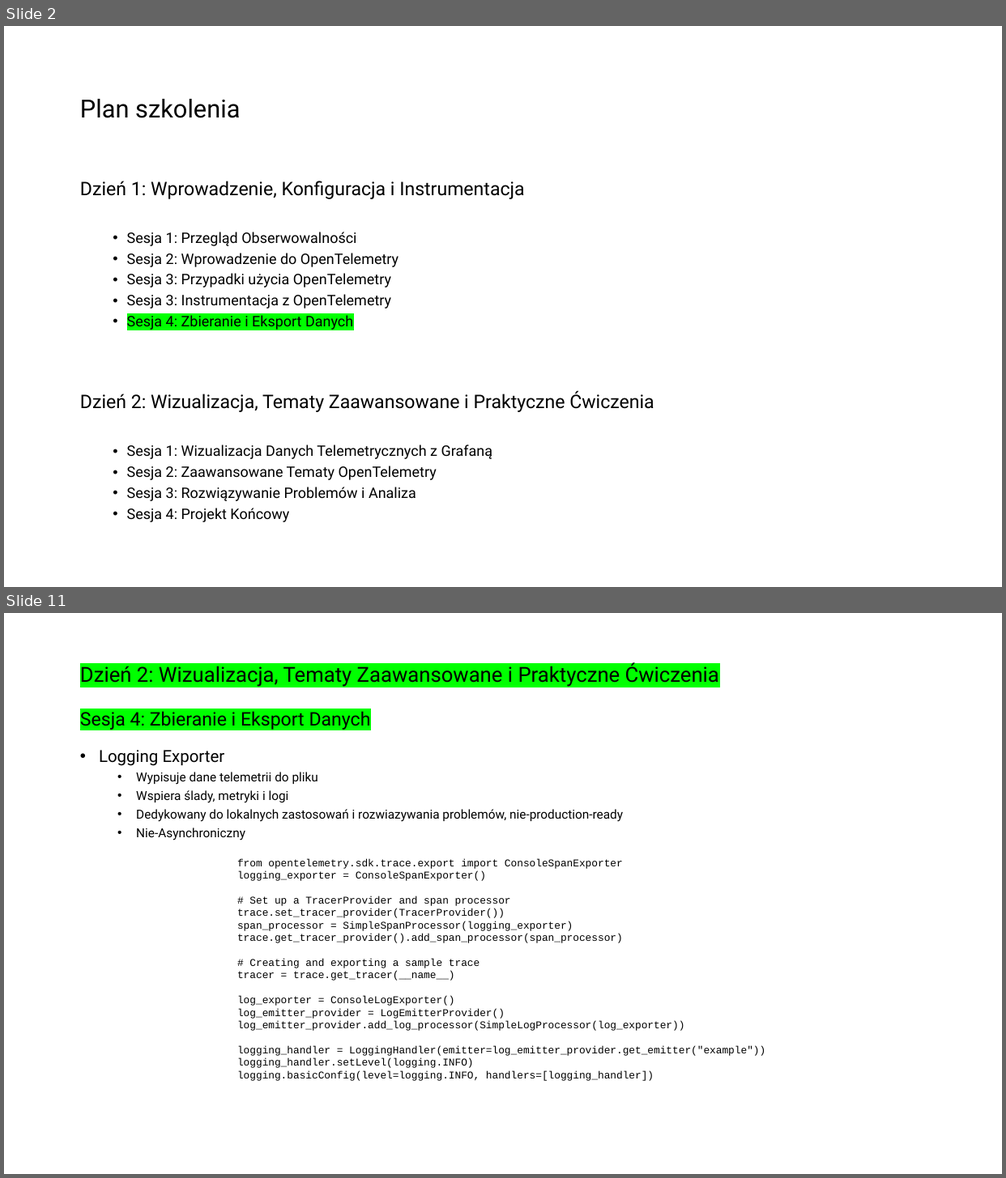
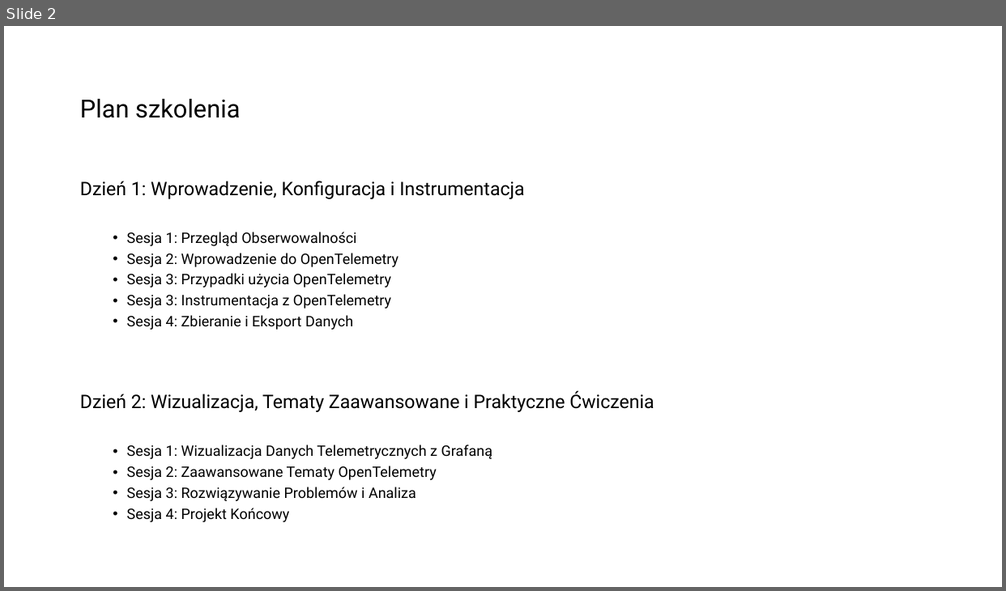
Before and after one commit to Kapsztajn/otel_training_python, a slide deck: otel teoria/Day 1 session 4.2 Konfiguracja Exporterow.pptx. Shown one above the other, each under a label of ours: slides 2 and 11 before the commit, slide 2 after it; the slides between them are not shown. The pictures are 1006x1178 and 1006x591 pixels, drawn with LibreOffice and Linux fonts; fonts in the diff are those of the drawing. Boxes give left, top, right and bottom in pixels: in the first picture for what was removed or moved away, otherwise in the second. Text is boxed around its words. In the diff, an @@ line names an element or a change of style, - is before the commit and + after.

```diff
--- a/otel teoria/Day 1 session 4.2 Konfiguracja Exporterow.pptx
+++ b/otel teoria/Day 1 session 4.2 Konfiguracja Exporterow.pptx
@@ slide 11 removed at (4,613,1002,1174), background #FFFFFF @@
@@ title removed at (80,663,719,730) @@
-Dzień 2: Wizualizacja, Tematy Zaawansowane i Praktyczne Ćwiczenia
-Sesja 4: Zbieranie i Eksport Danych
@@ text removed at (99,750,623,841) @@
-• Logging Exporter
-  • Wypisuje dane telemetrii do pliku
-  • Wspiera ślady, metryki i logi
-  • Dedykowany do lokalnych zastosowań i rozwiazywania problemów, nie-production-ready
-  • Nie-Asynchroniczny
@@ text removed at (237,858,765,1081) @@
-from opentelemetry.sdk.trace.export import ConsoleSpanExporter
-logging_exporter = ConsoleSpanExporter()
-# Set up a TracerProvider and span processor
-trace.set_tracer_provider(TracerProvider())
-span_processor = SimpleSpanProcessor(logging_exporter)
-trace.get_tracer_provider().add_span_processor(span_processor)
-# Creating and exporting a sample trace
-tracer = trace.get_tracer(__name__)
-log_exporter = ConsoleLogExporter()
-log_emitter_provider = LogEmitterProvider()
-log_emitter_provider.add_log_processor(SimpleLogProcessor(log_exporter))
-logging_handler = LoggingHandler(emitter=log_emitter_provider.get_emitter("example"))
-logging_handler.setLevel(logging.INFO)
-logging.basicConfig(level=logging.INFO, handlers=[logging_handler])
@@ slide 2 changed as well @@
@@ text at (127,315,353,330): highlight #00FF00 to none in "Sesja 4: Zbieranie i Eksport Danych" @@
```
Also in this commit, not shown: 2 other slides changed, 10 other slides removed, 23 other files.
